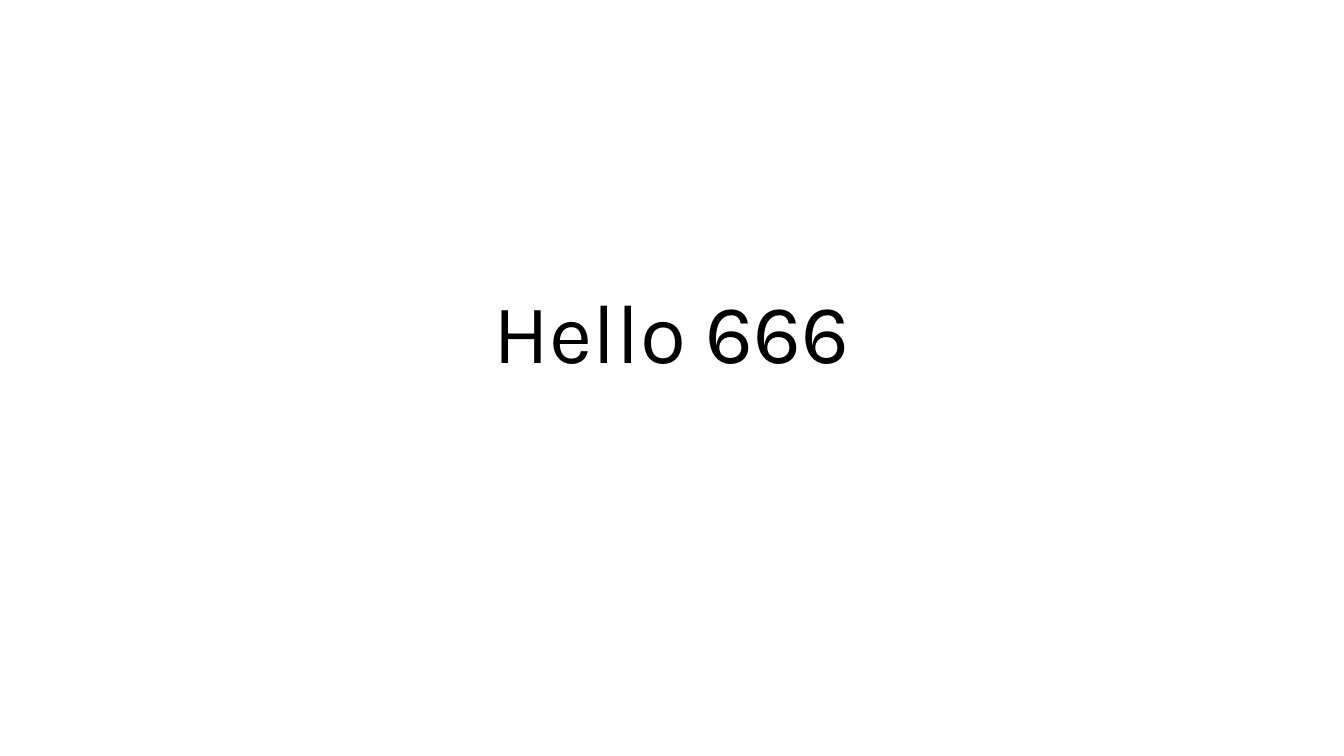
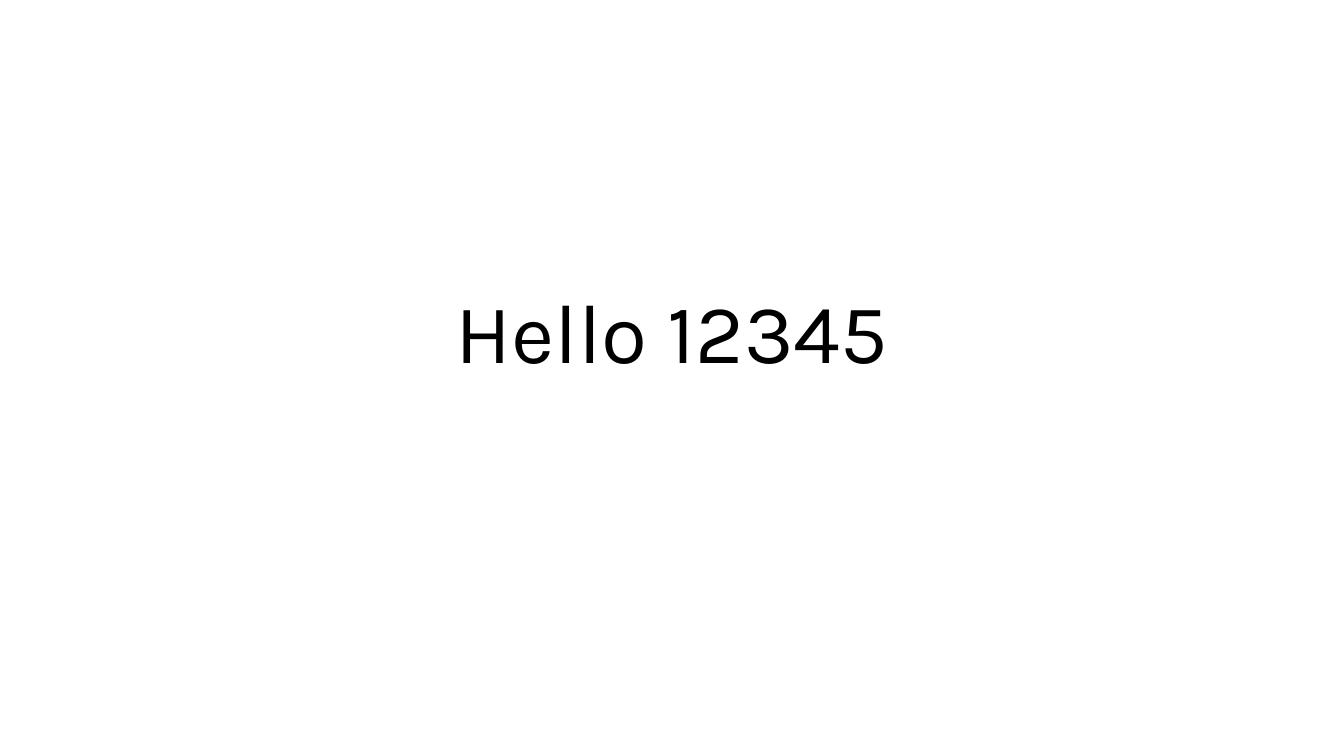
Before and after one commit to jimmy556807-droid/test, a slide deck: slide 1 of test1.pptx. Drawn at 1344x756 pixels with LibreOffice and Linux fonts; fonts in the diff are those of the drawing. Boxes give left, top, right and bottom in pixels: in the first picture for what was removed or moved away, otherwise in the second. Text is boxed around its words. In the diff, an @@ line names an element or a change of style, - is before the commit and + after.

Commit message:
Revert "upload 666"

```diff
--- a/test1.pptx
+++ b/test1.pptx
@@ title at [456,305,888,364]: text changed @@
-Hello 666
+Hello 12345
```
